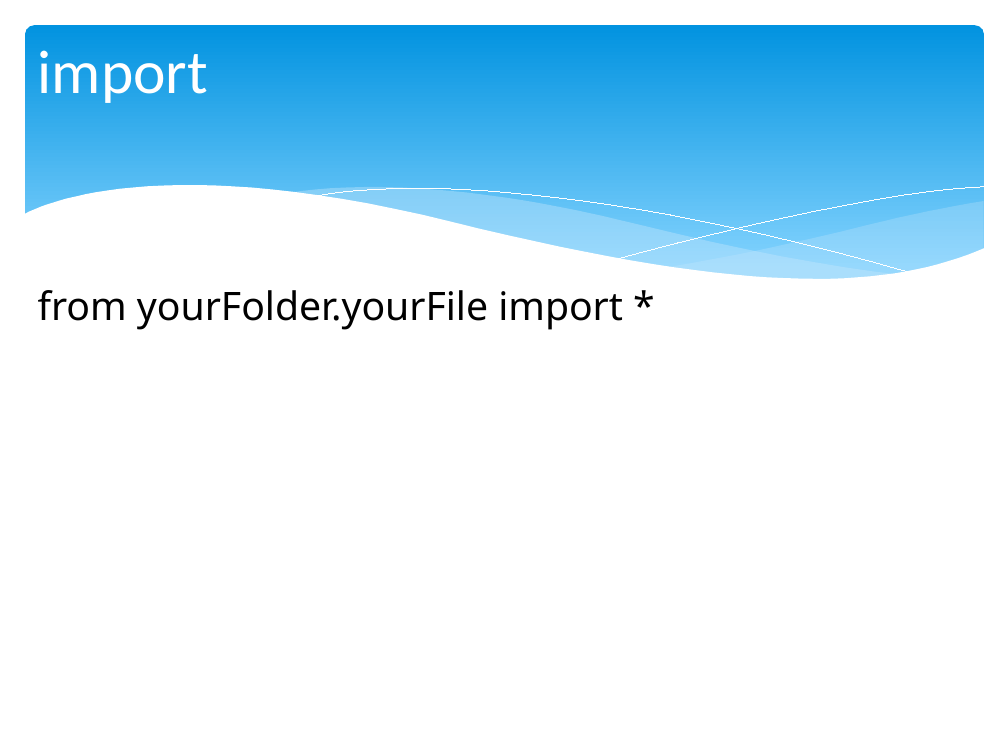
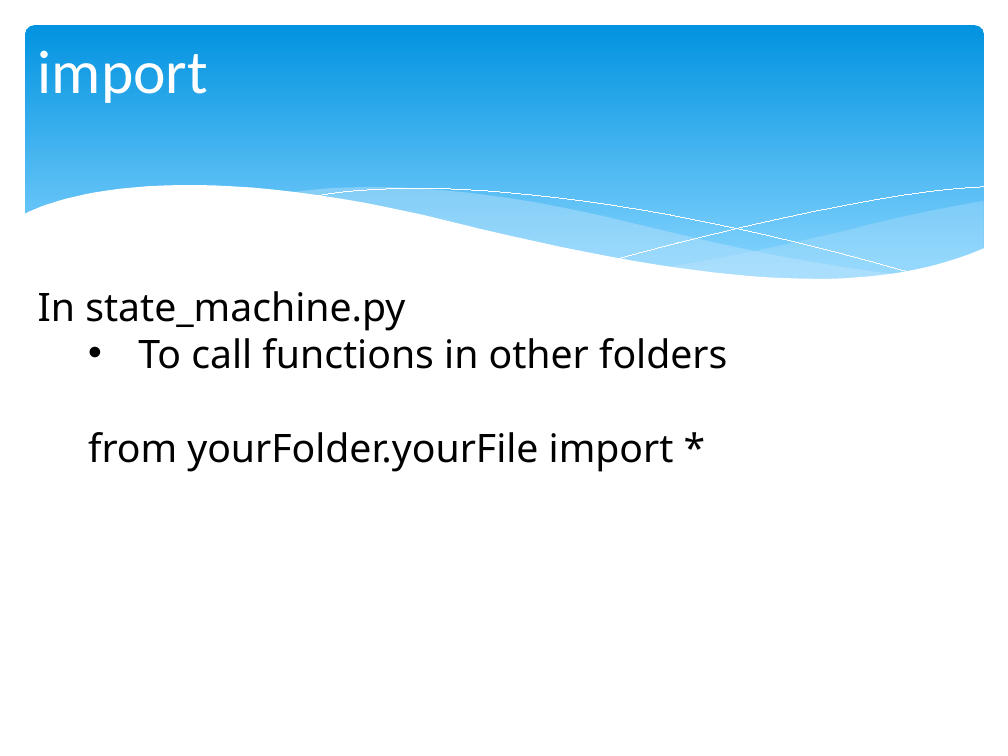
Before and after one commit to chris-turps/QA_Python3, a slide deck: slide 14 of DG_04 The Toolset.pptx (slide 10 before the commit). Drawn at 1008x756 pixels with LibreOffice and Linux fonts; fonts in the diff are those of the drawing. Boxes give left, top, right and bottom in pixels: in the first picture for what was removed or moved away, otherwise in the second. Text is boxed around its words. In the diff, an @@ line names an element or a change of style, - is before the commit and + after.

```diff
--- a/DG_04 The Toolset.pptx
+++ b/DG_04 The Toolset.pptx
@@ text at (x1=38, y1=291, x2=727, y2=369): paragraphs added @@
+In state_machine.py
+  • To call functions in other folders
```
Also in this commit, not shown: 5 other slides changed, 4 slides added, 4 other files.
